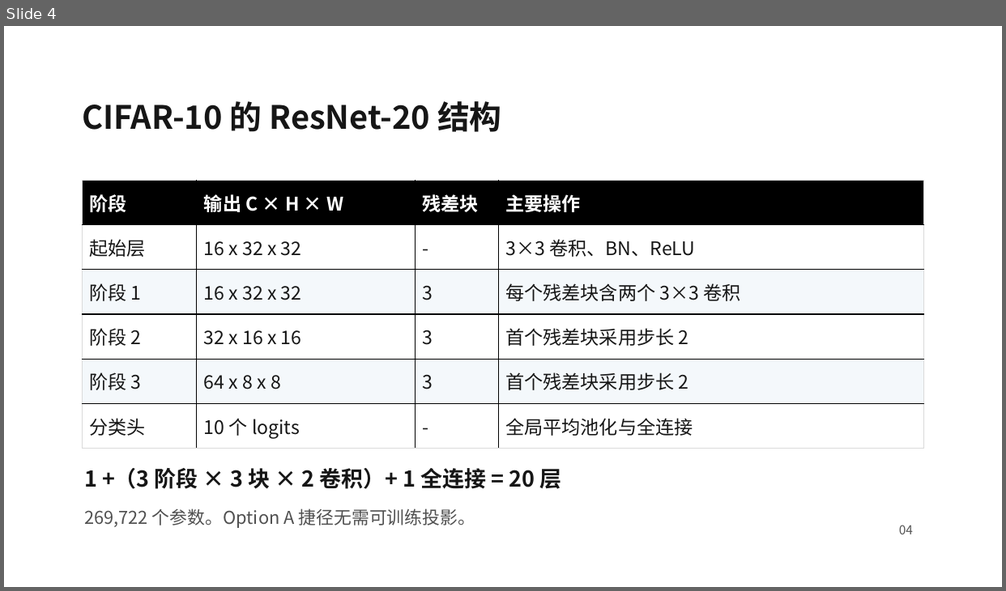
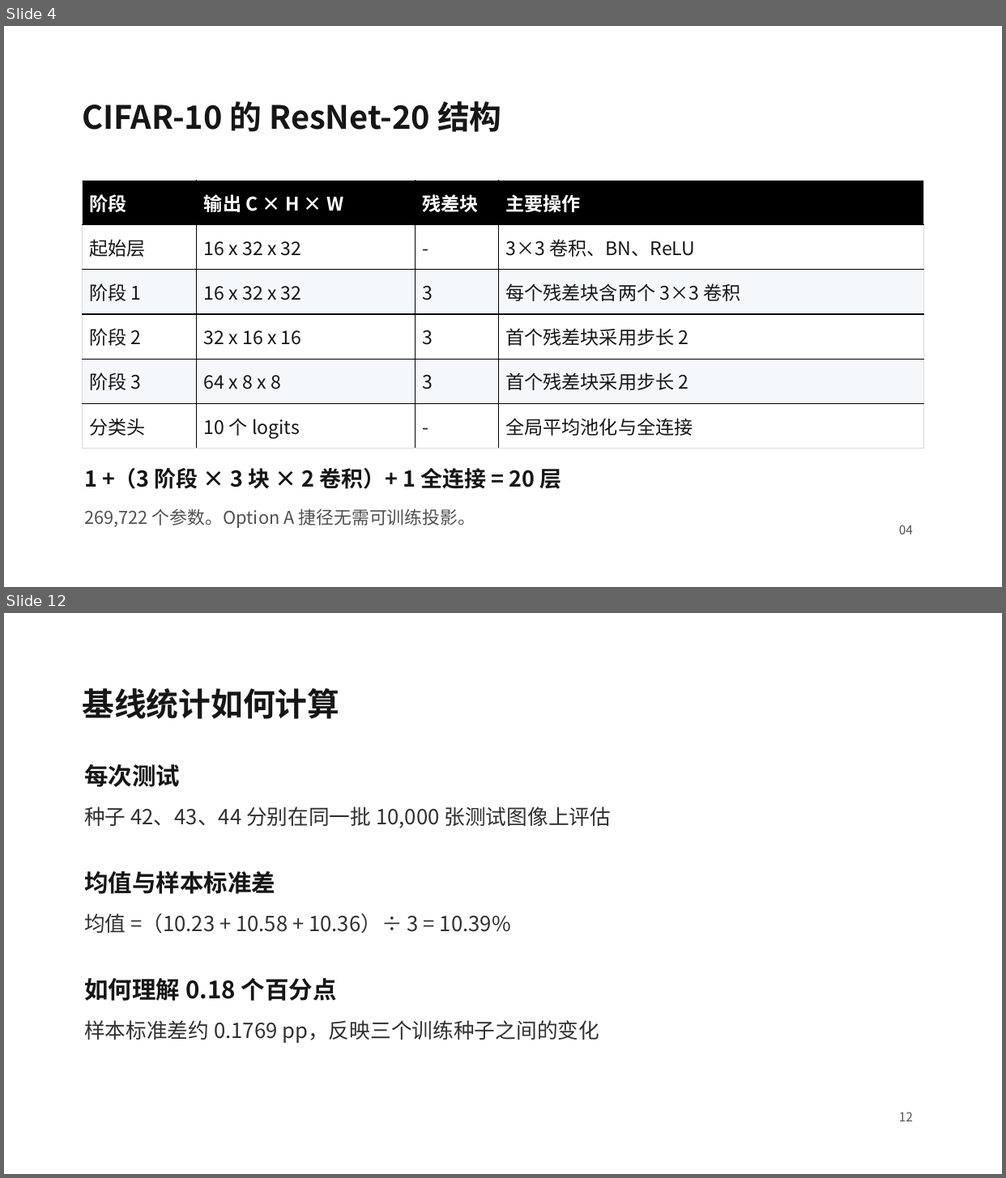
Before and after one commit to liuyanze910-svg/miae01-resnet-replication, a slide deck: docs/slides/week4_a_background_methods_cn.pptx. Shown one above the other, each under a label of ours: slide 4 before the commit, slides 4 and 12 after it; the slides between them are not shown. The pictures are 1006x591 and 1006x1178 pixels, drawn with LibreOffice and Linux fonts; fonts in the diff are those of the drawing; background and template pictures are left out. Boxes give left, top, right and bottom in pixels: in the first picture for what was removed or moved away, otherwise in the second. Text is boxed around its words. In the diff, an @@ line names an element or a change of style, - is before the commit and + after.

```diff
--- a/docs/slides/week4_a_background_methods_cn.pptx
+++ b/docs/slides/week4_a_background_methods_cn.pptx
@@ slide 12 added at [4,613,1002,1174], background picture (left out) @@
@@ text added at [82,688,339,719], 31 pt, text #161616, bold @@
+基线统计如何计算
@@ text added at [84,764,180,787], 23 pt, text #161616, bold @@
+每次测试
@@ text added at [84,807,611,828], 20 pt, text #303030 @@
+种子 42、43、44 分别在同一批 10,000 张测试图像上评估
@@ text added at [84,871,275,894], 23 pt, text #161616, bold @@
+均值与样本标准差
@@ text added at [84,914,511,934], 20 pt, text #303030 @@
+均值 =（10.23 + 10.58 + 10.36）÷ 3 = 10.39%
@@ text added at [84,978,337,1001], 23 pt, text #161616, bold @@
+如何理解 0.18 个百分点
@@ text added at [84,1020,599,1043], 20 pt, text #303030 @@
+样本标准差约 0.1769 pp，反映三个训练种子之间的变化
@@ text added at [899,1112,913,1122], 12 pt, text #555555 @@
+12
```
Also in this commit, not shown: 8 slides changed, 2 other slides added.
